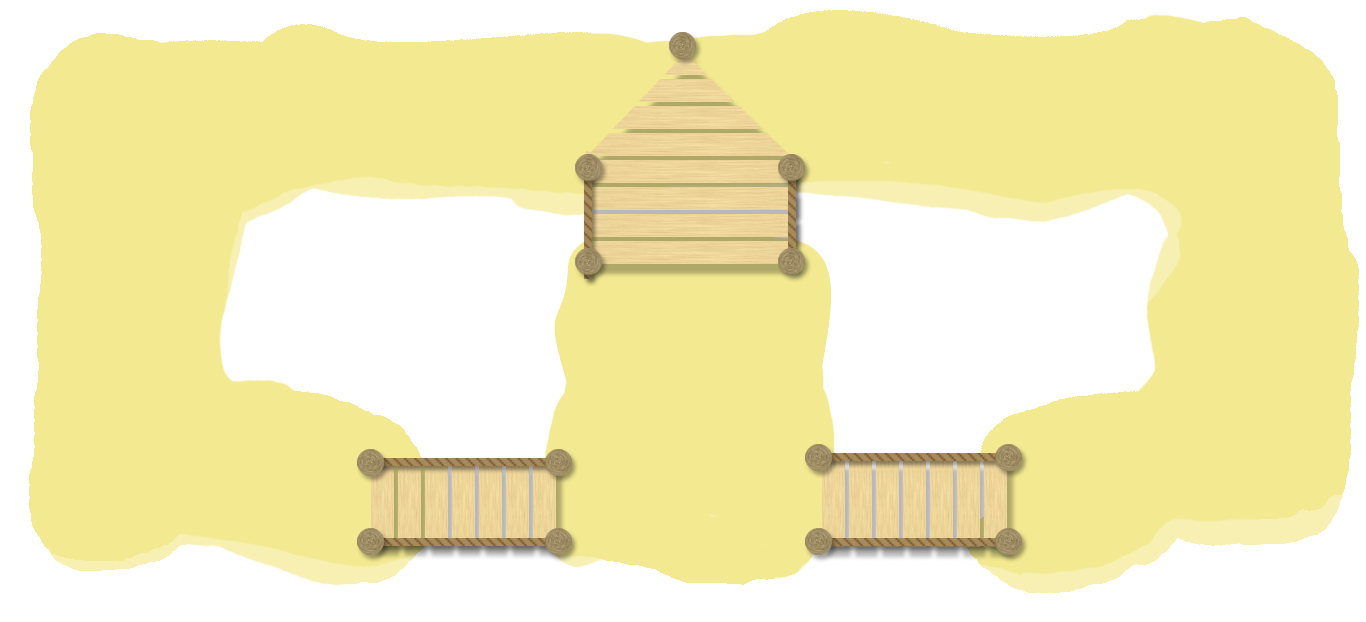
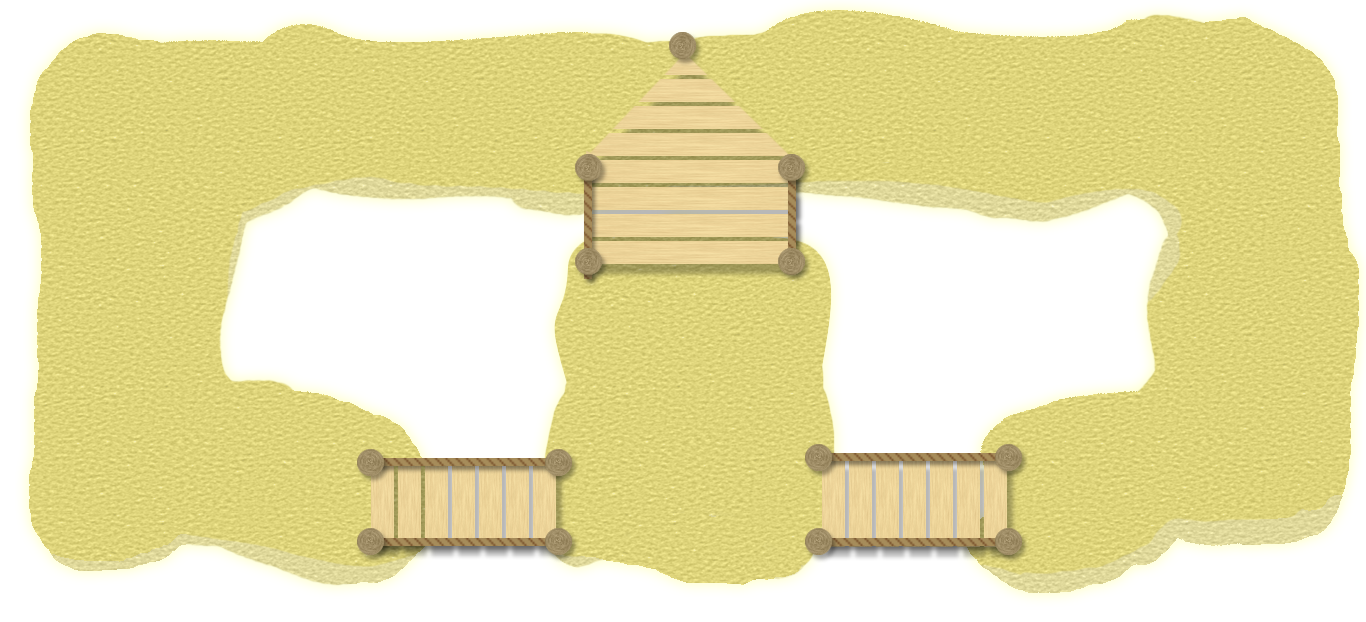
Before/after of a 1366 × 622 layered artwork. What changed in the layer stack:
pixels changed over [17, 0, 1366, 605] (layer not identified)
